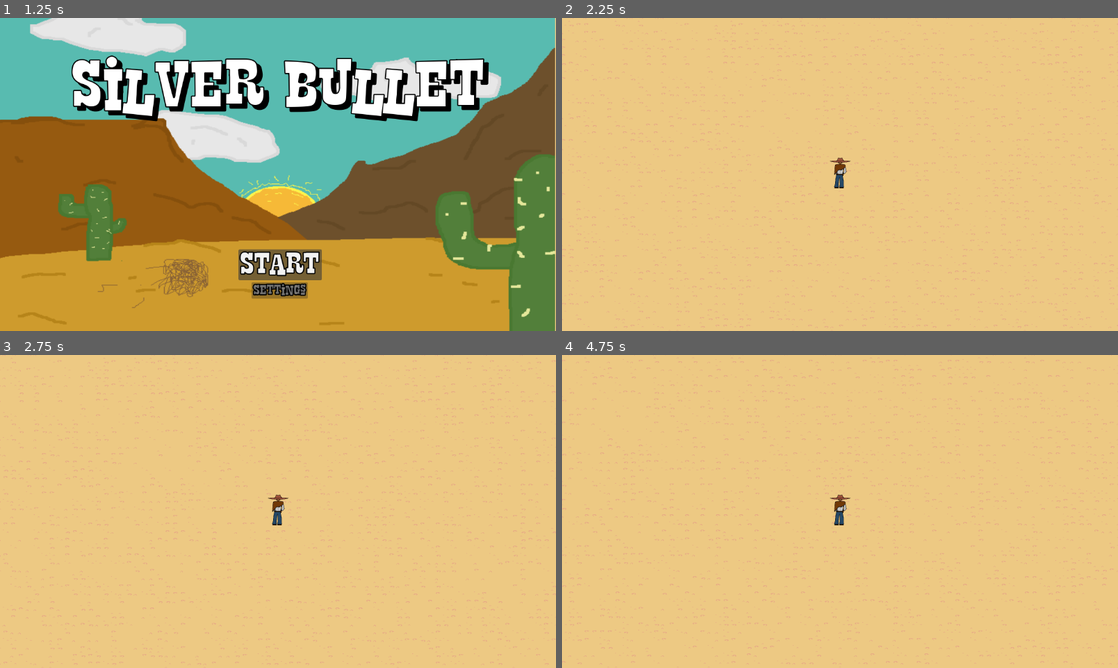
Above: before the commit, frames 1-4 (two rows, left to right).
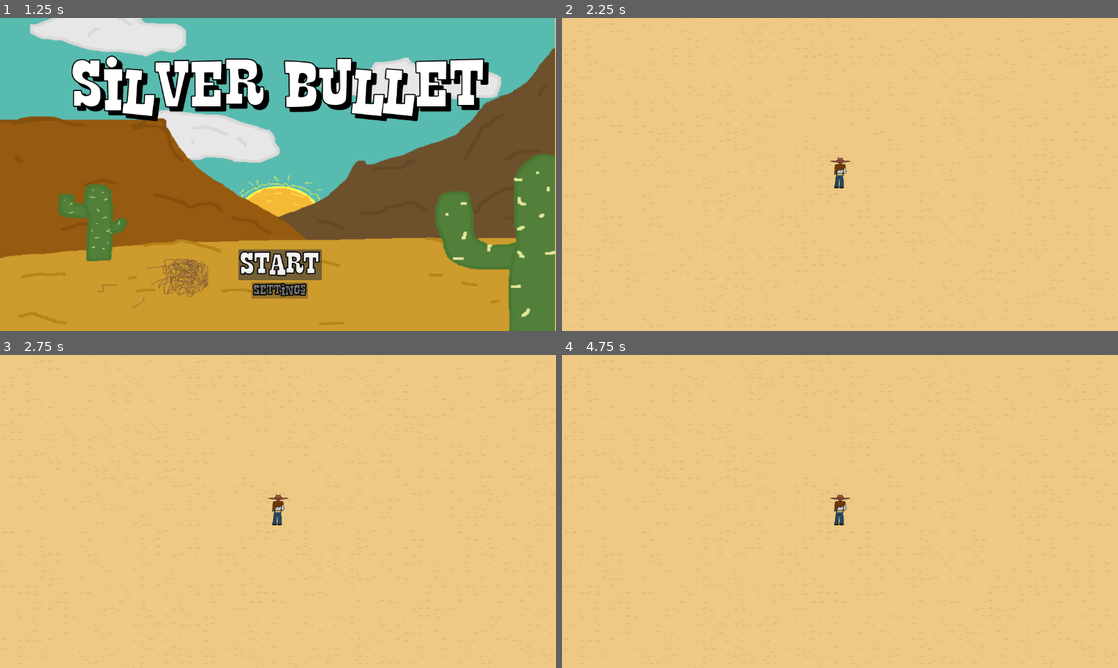
Above: after the commit, the same moments.

Repository: Fireteen69/SIlver-metal
Game: Godot game, scene res://Scenes/main (2).tscn
The game is run twice, just before and just after one commit, with the same random seed, the same clock (stepped at 60 frames per second) and the same inputs.
Inputs:
- Up to frame 1 (1.25 s): click "Start" at 0.5 s
- Up to frame 2 (2.25 s): click "Start" at 1.25 s; tap Enter at 2 s; hold D (walk_right) from 2.03 s (still down)
- Up to frame 3 (2.75 s): keep holding D (walk_right)
- Up to frame 4 (4.75 s): release D (walk_right) at 2.78 s; hold S (walk_down) 2.78-3.53 s; tap Space at 3.5 s; hold D (walk_right) 3.53-4.28 s; hold W (walk_up) from 4.28 s (still down)

Frame 1 is identical in both runs. In frame 2, 1.9% of the frame differs, in the area x 0-100%, y 0-100%; in frame 3, 1.9%; in frame 4, 1.9%.
Error after the commit: Parse Error: Identifier "bullet_scene" not declared in the current scope. (res://Scripts/player.gd:48)

Commit message:
attack system day 1

Diff:
--- a/vamp-surv--change--main/Scenes/Player.tscn
+++ b/vamp-surv--change--main/Scenes/Player.tscn
@@ -1,7 +1,8 @@
-[gd_scene load_steps=5 format=3 uid="uid://b7qqjpnkdbk6o"]
+[gd_scene load_steps=6 format=3 uid="uid://b7qqjpnkdbk6o"]
 
 [ext_resource type="Script" path="res://Scripts/player.gd" id="1_alyrr"]
 [ext_resource type="Texture2D" uid="uid://chipsx0q4l3x5" path="res://Icons/cowboy (no bebop).png" id="2_w1fy2"]
+[ext_resource type="PackedScene" uid="uid://d3caog6p3mabx" path="res://bullet.tscn" id="3_rqb57"]
 
 [sub_resource type="RectangleShape2D" id="RectangleShape2D_22s0n"]
 size = Vector2(53, 75)
@@ -13,6 +14,7 @@
 z_index = 1
 y_sort_enabled = true
 script = ExtResource("1_alyrr")
+speed = null
 
 [node name="Camera2D" type="Camera2D" parent="."]
 
@@ -31,5 +33,8 @@
 position = Vector2(0.5, -3)
 shape = SubResource("RectangleShape2D_igwvf")
 
+[node name="Bullet" parent="." instance=ExtResource("3_rqb57")]
+position = Vector2(1, 0)
+
 [connection signal="area_entered" from="Area2D" to="." method="_on_area_2d_area_entered"]
 [connection signal="body_entered" from="Area2D" to="." method="_on_area_2d_body_entered"]
--- a/vamp-surv--change--main/Scripts/enemy.gd
+++ b/vamp-surv--change--main/Scripts/enemy.gd
@@ -61,4 +61,7 @@
 
 
 func _on_area_2d_body_entered(body: Node2D) -> void:
-	pass # Replace with function body.
+	if body.is_in_group("Bullet"):
+		enemy_health-=20
+		if enemy_health <=0:
+			queue_free()
--- a/vamp-surv--change--main/Scripts/player.gd
+++ b/vamp-surv--change--main/Scripts/player.gd
@@ -33,6 +33,24 @@
 			$".".hide()
 
 
+func _ready():
+	var enemies = get_tree().get_nodes_in_group("enemies")
+	if enemies.size() == 0:
+		return
+
+# Pick random enemy
+		var target = enemies[randi() % enemies.size()]
+
+	# Rotate to face the target
+		look_at(target.global_position)
+
+	# Fi-re bullet
+		var bullet = bullet_scene.instantiate()
+		bullet.position = global_position
+		bullet.look_at(target.global_position)
+		bullet.direction = (target.global_position - global_position).normalized()
+		get_parent().add_child(bullet)
+	pass
 
 func _on_hud_retry_game() -> void:
 	health = 100
--- /dev/null
+++ b/vamp-surv--change--main/bullet.gd
@@ -0,0 +1,18 @@
+extends Area2D
+var direction :Vector2
+var speed = 810
+# Called when the node enters the scene tree for the first time.
+func _ready() -> void:
+	pass # Replace with function body.
+
+
+# Called every frame. 'delta' is the elapsed time since the previous frame.
+func _process(delta: float) -> void:
+	position += direction *speed*delta
+	pass
+
+
+func _on_body_entered(body: Node2D) -> void:
+	if body.is_in_group("Enemies"):
+		get_tree().create_timer(.5).timeout
+		queue_free()
--- /dev/null
+++ b/vamp-surv--change--main/bullet.tscn
@@ -0,0 +1,25 @@
+[gd_scene load_steps=4 format=3 uid="uid://d3caog6p3mabx"]
+
+[ext_resource type="Script" path="res://bullet.gd" id="1_bn7fi"]
+[ext_resource type="Texture2D" uid="uid://cbcqli0xovxf1" path="res://Player/bullet.png" id="2_ap8xg"]
+
+[sub_resource type="RectangleShape2D" id="RectangleShape2D_sxgh2"]
+size = Vector2(8.2115, 3.52466)
+
+[node name="Bullet" type="Area2D"]
+scale = Vector2(0.568309, 0.56743)
+script = ExtResource("1_bn7fi")
+
+[node name="bullet" type="Sprite2D" parent="." groups=["Bullet"]]
+position = Vector2(-1.19209e-07, 0)
+scale = Vector2(0.482728, 0.454408)
+texture = ExtResource("2_ap8xg")
+
+[node name="CollisionShape2D" type="CollisionShape2D" parent="."]
+position = Vector2(8.39046e-07, 1.05043e-07)
+scale = Vector2(3, 3)
+shape = SubResource("RectangleShape2D_sxgh2")
+
+[node name="Timer" type="Timer" parent="."]
+
+[connection signal="body_entered" from="." to="." method="_on_body_entered"]
--- a/vamp-surv--change--main/project.godot
+++ b/vamp-surv--change--main/project.godot
@@ -26,6 +26,7 @@
 [global_group]
 
 Enemies=""
+Bullet=""
 
 [input]
 
Binary file added: vamp-surv--change--main/Player/bullet.png
Not shown, added: vamp-surv--change--main/Player/bullet.png.import
